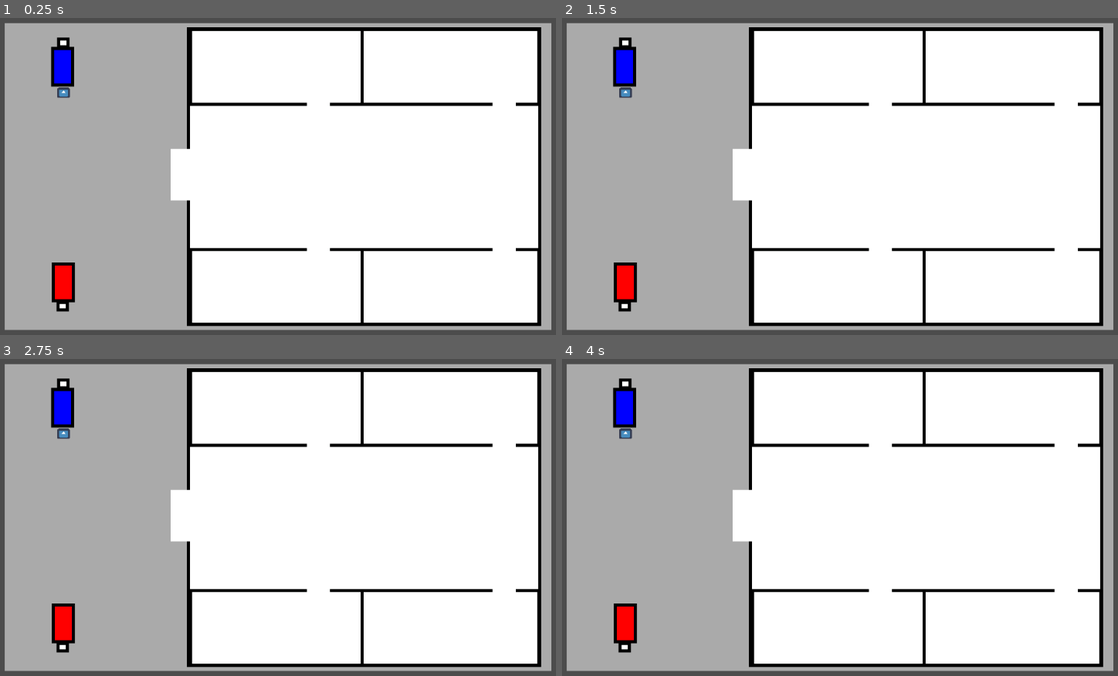
Above: before the commit, frames 1-4 (two rows, left to right).
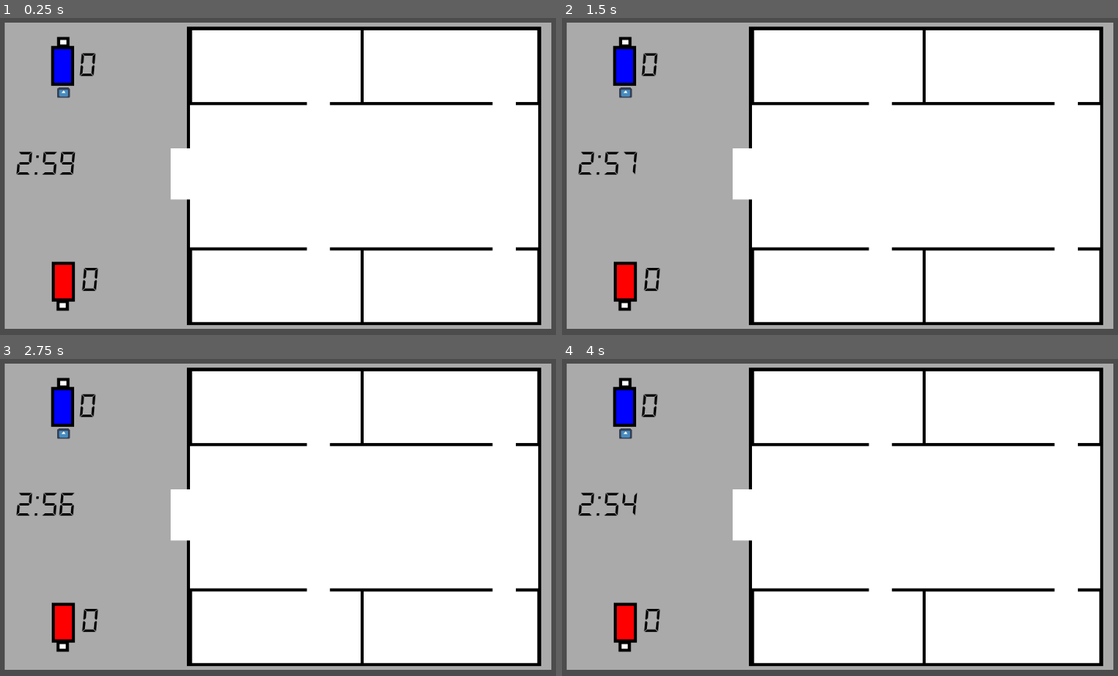
Above: after the commit, the same moments.

Repository: iarzuaga/willbros
Game: Godot game, scene res://Scenes/game_manager.tscn
Same seed, same stepped clock (60 frames per second), same inputs: the game is played once before the commit and once after it. This scene is started directly instead of the project's main scene. The engine's default icon, where the game draws it, is replaced by a stand-in: a white triangle on a blue panel in a dark square.
Inputs:
- Up to frame 1 (0.25 s): no input
- Up to frame 2 (1.5 s): tap Enter at 0.5 s; tap Space at 1.25 s
- Up to frame 3 (2.75 s): tap Enter at 2 s
- Up to frame 4 (4 s): tap Space at 2.75 s; tap Enter at 3.5 s

The runs differ from the first frame. In frame 1, 3.2% of the frame differs, in the area x 0-100%, y 1-99%; in frame 2, 3.2%; in frame 3, 3.2%; in frame 4, 3.2%.

Commit message:
(feature)timer and score

Diff:
--- a/WllBrosProject/Scenes/house.tscn
+++ b/WllBrosProject/Scenes/house.tscn
@@ -1,8 +1,45 @@
-[gd_scene load_steps=2 format=2]
+[gd_scene load_steps=10 format=2]
 
 [ext_resource path="res://Sprites/Placeholder/holdermap.png" type="Texture" id=1]
-
-[node name="home_1" type="Node"]
+[ext_resource path="res://font/DS-DIGII.TTF" type="DynamicFontData" id=2]
+[ext_resource path="res://Scenes/timer.gd" type="Script" id=3]
+[ext_resource path="res://Scenes/score.gd" type="Script" id=4]
+[ext_resource path="res://Scenes/score_p2.gd" type="Script" id=5]
+
+[sub_resource type="BitmapFont" id=1]
+
+textures = [  ]
+chars = PoolIntArray(  )
+kernings = PoolIntArray(  )
+height = 1.0
+ascent = 0.0
+distance_field = false
+
+[sub_resource type="DynamicFont" id=2]
+
+size = 60
+use_mipmaps = true
+use_filter = false
+font_data = ExtResource( 2 )
+_sections_unfolded = [ "Font", "Settings" ]
+
+[sub_resource type="DynamicFont" id=3]
+
+size = 60
+use_mipmaps = true
+use_filter = false
+font_data = ExtResource( 2 )
+_sections_unfolded = [ "Font", "Settings" ]
+
+[sub_resource type="DynamicFont" id=4]
+
+size = 60
+use_mipmaps = false
+use_filter = false
+font_data = ExtResource( 2 )
+_sections_unfolded = [ "Font", "Settings" ]
+
+[node name="home_1" type="Node" index="0"]
 
 [node name="camera" type="Camera2D" parent="." index="0"]
 
@@ -61,6 +98,117 @@
 
 [node name="background" type="Sprite" parent="camera/CanvasLayer/ParallaxBackground/ParallaxLayer" index="0"]
 
-position = Vector2( 505.324, 300.932 )
+position = Vector2( 505.324, 299.74 )
 scale = Vector2( 0.471537, 0.471538 )
 texture = ExtResource( 1 )
+
+[node name="timer" type="RichTextLabel" parent="." index="1"]
+
+modulate = Color( 0, 0, 0, 1 )
+self_modulate = Color( 0, 0, 0, 1 )
+anchor_left = 0.0
+anchor_top = 0.0
+anchor_right = 1.0
+anchor_bottom = 0.0
+margin_left = 68.0
+margin_top = 248.0
+margin_right = -712.0
+margin_bottom = 330.0
+rect_pivot_offset = Vector2( 0, 0 )
+rect_clip_content = true
+mouse_filter = 0
+mouse_default_cursor_shape = 0
+size_flags_horizontal = 1
+size_flags_vertical = 1
+custom_fonts/mono_font = SubResource( 1 )
+custom_fonts/normal_font = SubResource( 2 )
+bbcode_enabled = false
+bbcode_text = ""
+visible_characters = -1
+percent_visible = 1.0
+meta_underlined = true
+tab_size = 18
+text = ""
+scroll_active = true
+scroll_following = false
+selection_enabled = false
+override_selected_font_color = false
+script = ExtResource( 3 )
+_sections_unfolded = [ "custom_fonts" ]
+
+[node name="second" type="Timer" parent="timer" index="1"]
+
+process_mode = 1
+wait_time = 0.1
+one_shot = false
+autostart = true
+
+[node name="score_p1" type="RichTextLabel" parent="." index="2"]
+
+modulate = Color( 0, 0, 0, 1 )
+self_modulate = Color( 0, 0, 0, 1 )
+anchor_left = 0.0
+anchor_top = 0.0
+anchor_right = 0.0
+anchor_bottom = 0.0
+margin_left = 173.0
+margin_top = 84.0
+margin_right = 340.0
+margin_bottom = 149.0
+rect_pivot_offset = Vector2( 0, 0 )
+rect_clip_content = true
+mouse_filter = 0
+mouse_default_cursor_shape = 0
+size_flags_horizontal = 1
+size_flags_vertical = 1
+custom_fonts/normal_font = SubResource( 3 )
+bbcode_enabled = false
+bbcode_text = ""
+visible_characters = -1
+percent_visible = 1.0
+meta_underlined = true
+tab_size = 4
+text = ""
+scroll_active = true
+scroll_following = false
+selection_enabled = false
+override_selected_font_color = false
+script = ExtResource( 4 )
+_sections_unfolded = [ "Visibility", "custom_fonts" ]
+score_p1 = 0
+
+[node name="score_p2" type="RichTextLabel" parent="." index="3"]
+
+modulate = Color( 0, 0, 0, 1 )
+self_modulate = Color( 0, 0, 0, 1 )
+anchor_left = 0.0
+anchor_top = 0.0
+anchor_right = 0.0
+anchor_bottom = 0.0
+margin_left = 177.0
+margin_top = 441.0
+margin_right = 324.0
+margin_bottom = 504.0
+rect_pivot_offset = Vector2( 0, 0 )
+rect_clip_content = true
+mouse_filter = 0
+mouse_default_cursor_shape = 0
+size_flags_horizontal = 1
+size_flags_vertical = 1
+custom_fonts/normal_font = SubResource( 4 )
+bbcode_enabled = false
+bbcode_text = ""
+visible_characters = -1
+percent_visible = 1.0
+meta_underlined = true
+tab_size = 4
+text = ""
+scroll_active = true
+scroll_following = false
+selection_enabled = false
+override_selected_font_color = false
+script = ExtResource( 5 )
+_sections_unfolded = [ "Visibility", "custom_fonts" ]
+score_p2 = 0
+
+[connection signal="timeout" from="timer/second" to="timer" method="_on_second_timeout"]
--- /dev/null
+++ b/WllBrosProject/Scenes/score.gd
@@ -0,0 +1,7 @@
+extends RichTextLabel
+
+export var score_p1 = 0
+
+func _process(delta):
+	set_text(str(score_p1))
+	pass
--- /dev/null
+++ b/WllBrosProject/Scenes/score_p2.gd
@@ -0,0 +1,7 @@
+extends RichTextLabel
+
+export var score_p2 = 0
+
+func _process(delta):
+	set_text(str(score_p2))
+	pass
--- /dev/null
+++ b/WllBrosProject/Scenes/timer.gd
@@ -0,0 +1,28 @@
+extends RichTextLabel
+
+var ns = 6
+var second = 59
+var minute = 2
+
+func _process(delta):
+
+	if ns < 0:
+		second -= 1
+		ns = 6
+
+	if second < 0:
+		minute -= 1
+		second = 59
+
+
+	if minute > 0:
+		set_text(str(minute)+":"+str(second))
+
+	pass
+
+	print (second)
+
+
+func _on_second_timeout():
+	ns -= 1
+	pass
--- a/WllBrosProject/project.godot
+++ b/WllBrosProject/project.godot
@@ -11,7 +11,7 @@
 [application]
 
 config/name="WllBros"
-
+run/main_scene="res://Scenes/house.tscn"
 
 [display]
 
@@ -19,8 +19,6 @@
 window/stretch/aspect="expand"
 run/main_scene="res://Scripts/stage.tscn"
 config/icon="res://icon.png"
-
-
 
 [input]
 
Not shown, added: WllBrosProject/font/DIGITAL.TXT
Binary file added: WllBrosProject/font/DS-DIGI.TTF
Binary file added: WllBrosProject/font/DS-DIGIB.TTF
Binary file added: WllBrosProject/font/DS-DIGII.TTF
Binary file added: WllBrosProject/font/DS-DIGIT.TTF
